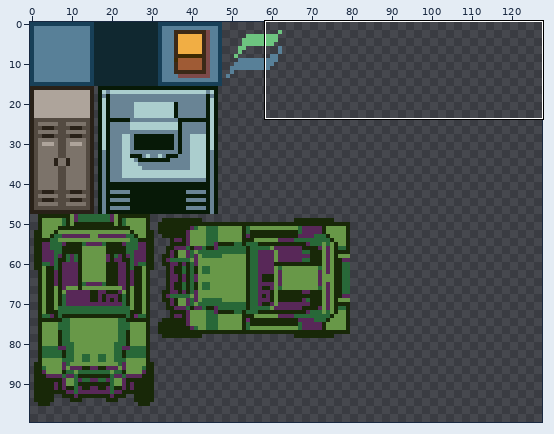
Two states of a sprite sheet, epsilon/sprites/blockout.png. Above: a wide view before the commit, with the close-up outlined.
Close-up. Before:
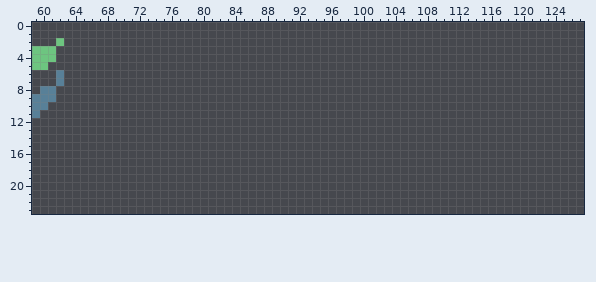
The file is 128x128 pixels. Colours within 5 levels of each other are drawn and written as one. Shown: x 59..127, y 0..23. The wide view leaves out empty margins.
The same view after the edit:
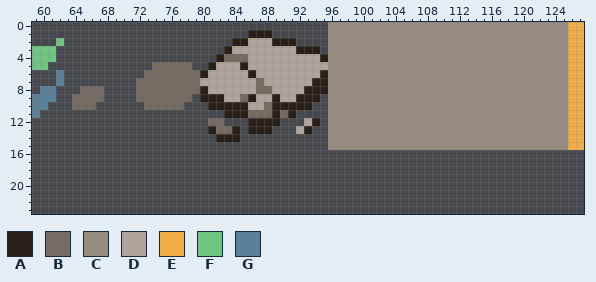
Palette (. is transparent): A #292118  B #746b62  C #978c80  D #aea49b  E #f1ae44  F #6dc580  G #588098
What changed:
Changed rows in their new state; - is an unchanged pixel.
first column x 64:
 0 --------------------------------CCCCCCCCCCCCCCCCCCCCCCCCCCCCCCEE
 1 ----------------------AAA-------CCCCCCCCCCCCCCCCCCCCCCCCCCCCCCEE
 2 --------------------AADDDAAA----CCCCCCCCCCCCCCCCCCCCCCCCCCCCCCEE
 3 -------------------ADDDDDDDDAAA-CCCCCCCCCCCCCCCCCCCCCCCCCCCCCCEE
 4 ------------------ABBBDDDDDDDDDACCCCCCCCCCCCCCCCCCCCCCCCCCCCCCEE
 5 ----------BBBBB--ADDDADDDDDDDDDDCCCCCCCCCCCCCCCCCCCCCCCCCCCCCCEE
 6 ---------BBBBBBBADDDDDADDDDDDDDACCCCCCCCCCCCCCCCCCCCCCCCCCCCCCEE
 7 --------BBBBBBBBDDDDDDDBDDDDDDAACCCCCCCCCCCCCCCCCCCCCCCCCCCCCCEE
 8 -BBB----BBBBBBBBADDDDDDBBDDDDAAACCCCCCCCCCCCCCCCCCCCCCCCCCCCCCEE
 9 BBBB----BBBBBBB-AAADDBADDADDAAA-CCCCCCCCCCCCCCCCCCCCCCCCCCCCCCEE
10 BBB------BBBBB---AAAAADDBAAAAA--CCCCCCCCCCCCCCCCCCCCCCCCCCCCCCEE
11 -------------------AAABBBABA----CCCCCCCCCCCCCCCCCCCCCCCCCCCCCCEE
12 -----------------BB---AAAA---DA-CCCCCCCCCCCCCCCCCCCCCCCCCCCCCCEE
13 -----------------ABBA-AAA---DA--CCCCCCCCCCCCCCCCCCCCCCCCCCCCCCEE
14 ------------------AAA-----------CCCCCCCCCCCCCCCCCCCCCCCCCCCCCCEE
15 --------------------------------CCCCCCCCCCCCCCCCCCCCCCCCCCCCCCEE
Boxes around the changes in both close-ups, in picture pixels (x1, y1, x2, y2):
added: (136, 22, 584, 150)
added: (72, 86, 104, 110)
